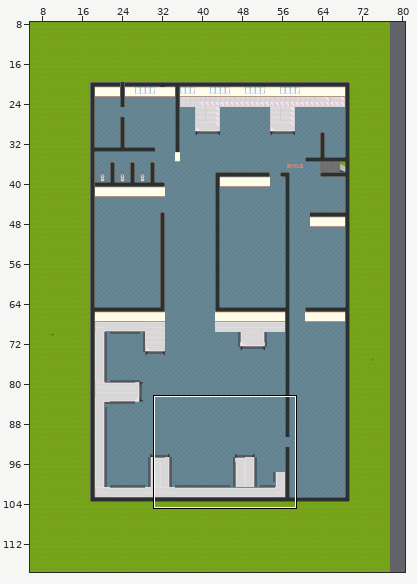
Level history. Tiled map (JSON): maps/grenoble_agency.json. Above: a wide view before the commit, with the close-up outlined.
Close-up. Before the edit:
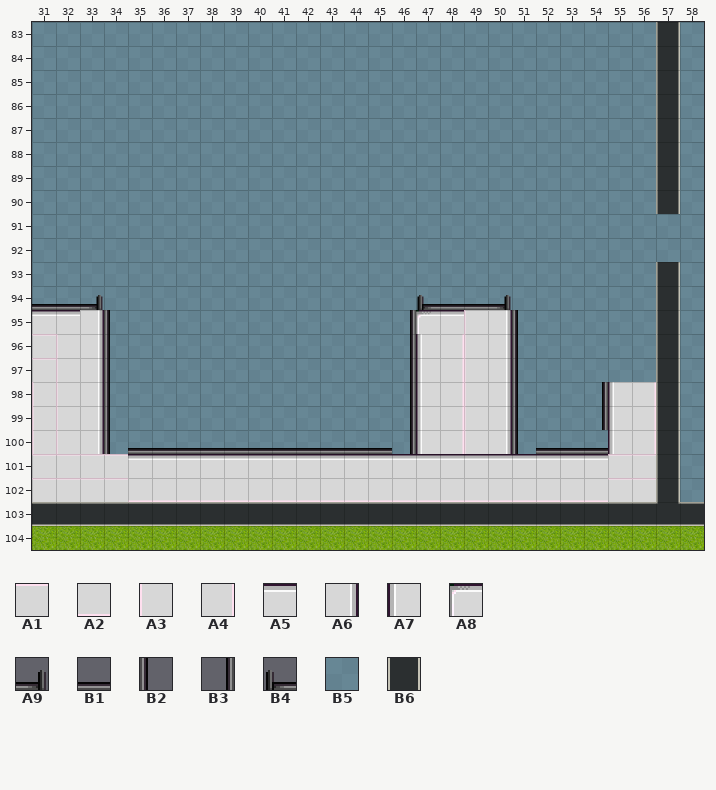
Cells are 32x32 px. Shown: x 31..58, y 83..104. The commit also changed other parts of the map, which this record leaves out.
Key: from "office_1": A1 153, A2 153 turned 180, A3 153 turned 270, A4 153 turned 90, A5 169 turned 180, A6 169 turned 270, A7 169 turned 90, A8 170 turned 180, A9 184 turned 180, B1 185 turned 180, B2 185 turned 270, B3 185 turned 90, B4 186 turned 180; from "office_2": B5 1, B6 19.
__ is an empty cell, ## one hidden under a higher layer.
Layers that did not change in this view are not listed.
Layer "ground 1" before, first column x 55:
83 B5 B5 ## B5
84 B5 B5 ## B5
85 B5 B5 ## B5
86 B5 B5 ## B5
87 B5 B5 ## B5
88 B5 B5 ## B5
89 B5 B5 ## B5
90 B5 B5 ## B5
91 B5 B5 ## B5
92 B5 B5 ## B5
93 B5 B5 ## B5
94 B5 B5 ## B5
95 B5 B5 ## B5
Layer "ground 2" before, first column x 55:
83 __ __ B6 __
84 __ __ B6 __
85 __ __ B6 __
86 __ __ B6 __
87 __ __ B6 __
88 __ __ B6 __
89 __ __ B6 __
90 __ __ B6 __
91 __ __ B5 __
92 __ __ B5 __
93 __ __ B6 __
94 __ __ B6 __
95 __ __ B6 __
Layer "layer 2" before, first column x 31:
 83 __ __ __ __ __ __ __ __ __ __ __ __ __ __ __ __ __ __ __ __ __ __ __ __ __ __ __ __
 84 __ __ __ __ __ __ __ __ __ __ __ __ __ __ __ __ __ __ __ __ __ __ __ __ __ __ __ __
 85 __ __ __ __ __ __ __ __ __ __ __ __ __ __ __ __ __ __ __ __ __ __ __ __ __ __ __ __
 86 __ __ __ __ __ __ __ __ __ __ __ __ __ __ __ __ __ __ __ __ __ __ __ __ __ __ __ __
 87 __ __ __ __ __ __ __ __ __ __ __ __ __ __ __ __ __ __ __ __ __ __ __ __ __ __ __ __
 88 __ __ __ __ __ __ __ __ __ __ __ __ __ __ __ __ __ __ __ __ __ __ __ __ __ __ __ __
 89 __ __ __ __ __ __ __ __ __ __ __ __ __ __ __ __ __ __ __ __ __ __ __ __ __ __ __ __
 90 __ __ __ __ __ __ __ __ __ __ __ __ __ __ __ __ __ __ __ __ __ __ __ __ __ __ __ __
 91 __ __ __ __ __ __ __ __ __ __ __ __ __ __ __ __ __ __ __ __ __ __ __ __ __ __ __ __
 92 __ __ __ __ __ __ __ __ __ __ __ __ __ __ __ __ __ __ __ __ __ __ __ __ __ __ __ __
 93 __ __ __ __ __ __ __ __ __ __ __ __ __ __ __ __ __ __ __ __ __ __ __ __ __ __ __ __
 94 B1 B1 A9 __ __ __ __ __ __ __ __ __ __ __ __ __ B4 B1 B1 A9 __ __ __ __ __ __ __ __
 95 A5 A5 A6 B2 __ __ __ __ __ __ __ __ __ __ __ B3 A8 A5 A3 A6 B2 __ __ __ __ __ __ __
 96 A1 A3 A6 B2 __ __ __ __ __ __ __ __ __ __ __ B3 A7 A4 A3 A6 B2 __ __ __ __ __ __ __
 97 A1 A3 A6 B2 __ __ __ __ __ __ __ __ __ __ __ B3 A7 A4 A3 A6 B2 __ __ __ __ __ __ __
 98 A3 A3 A6 B2 __ __ __ __ __ __ __ __ __ __ __ B3 A7 A4 A3 A6 B2 __ __ B3 A7 A4 __ __
 99 A3 A3 A6 B2 __ __ __ __ __ __ __ __ __ __ __ B3 A7 A4 A3 A6 B2 __ __ B3 A7 A4 __ __
100 A3 A3 A6 B2 B1 B1 B1 B1 B1 B1 B1 B1 B1 B1 B1 B3 A7 A4 A3 A6 B2 B1 B1 B1 A7 A4 __ __
101 A1 A1 A1 A1 A5 A5 A5 A5 A5 A5 A5 A5 A5 A5 A5 A5 A5 A5 A5 A5 A5 A5 A5 A5 A1 A1 __ __
102 A1 A1 A1 A1 A2 A2 A2 A2 A2 A2 A2 A2 A2 A2 A2 A2 A2 A2 A2 A2 A2 A2 A2 A2 A1 A1 __ __
103 __ __ __ __ __ __ __ __ __ __ __ __ __ __ __ __ __ __ __ __ __ __ __ __ __ __ __ __
104 __ __ __ __ __ __ __ __ __ __ __ __ __ __ __ __ __ __ __ __ __ __ __ __ __ __ __ __
New version:
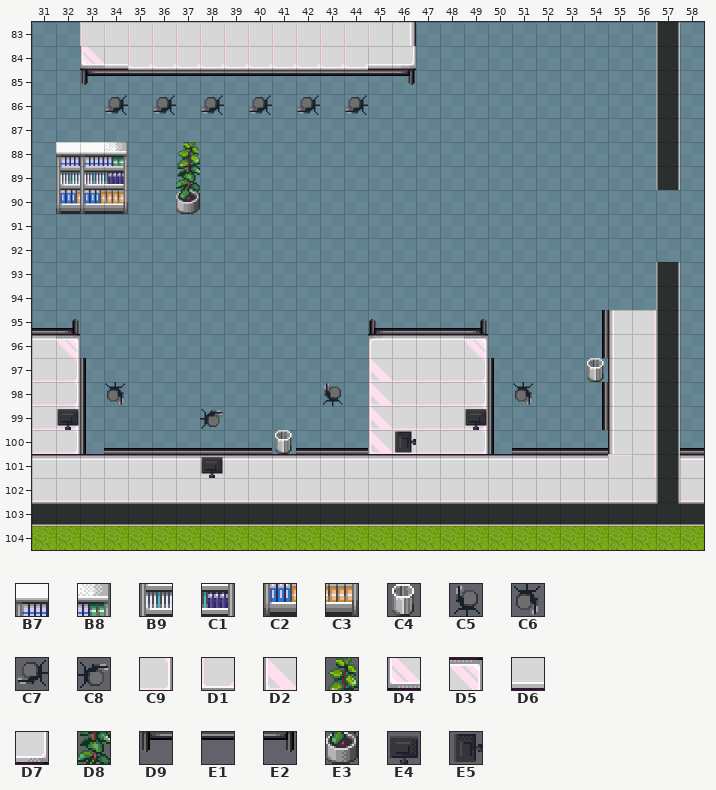
Further tiles: from "office_1": B7 3, B8 4, B9 19, C1 20, C2 35, C3 36, C4 96, C5 114, C6 114 turned 180, C7 114 turned 270, C8 114 turned 90, C9 152 turned 180, D1 152 turned 270, D2 154 turned 180, D3 164, D4 168, D5 168 turned 180, D6 169, D7 170, D8 180, D9 184, E1 185, E2 186, E3 196, E4 243, E5 243 turned 270.
Tiles of an added or newly shown layer are drawn over the layers below it.
What changed:
{"where": "layer \"ground 1\""}
{"y":90,"x":57,"old":"##","new":"B5"}
{"where": "layer \"ground 2\""}
{"y":90,"x":57,"old":"B6","new":"__"}
{"where": "layer \"layer 1\""}
{"y":83,"x":33,"old":"__ __ __ __ __ __ __ __ __ __ __ __ __ __","new":"A3 A3 A3 A3 A3 A3 A3 A3 A3 A3 A3 A3 A3 A6"}
{"y":84,"x":33,"old":"__ __ __ __ __ __ __ __ __ __ __ __ __ __","new":"D4 D6 D1 D1 D1 D1 D1 D1 D1 D1 D1 D1 D6 D7"}
{"y":85,"x":33,"old":"__ __ __ __ __ __ __ __ __ __ __ __ __ __","new":"D9 E1 E1 E1 E1 E1 E1 E1 E1 E1 E1 E1 E1 E2"}
{"y":86,"x":34,"old":"__","new":"C7"}
{"y":86,"x":36,"old":"__","new":"C7"}
{"y":86,"x":38,"old":"__","new":"C7"}
{"y":86,"x":40,"old":"__","new":"C7"}
{"y":86,"x":42,"old":"__","new":"C7"}
{"y":86,"x":44,"old":"__","new":"C7"}
{"y":88,"x":37,"old":"__","new":"D3"}
{"y":89,"x":37,"old":"__","new":"D8"}
{"y":90,"x":37,"old":"__","new":"E3"}
{"y":95,"x":31,"old":"__ __","new":"B1 A9"}
{"y":95,"x":45,"old":"__ __ __ __ __","new":"B4 B1 B1 B1 A9"}
{"y":95,"x":54,"old":"__ __ __","new":"B3 A7 A4"}
{"y":96,"x":31,"old":"__ __","new":"A5 D5"}
{"y":96,"x":45,"old":"__ __ __ __ __","new":"A8 A5 A5 A5 D5"}
{"y":96,"x":54,"old":"__ __ __","new":"B3 A7 A4"}
{"y":97,"x":31,"old":"__ __ __","new":"A2 C9 B2"}
{"y":97,"x":45,"old":"__ __ __ __ __ __","new":"D2 A2 A2 A2 C9 B2"}
{"y":97,"x":54,"old":"__ __ __","new":"C4 A7 A4"}
{"y":98,"x":31,"old":"__ __ __ __","new":"A2 C9 B2 C6"}
{"y":98,"x":43,"old":"__","new":"C5"}
{"y":98,"x":45,"old":"__ __ __ __ __ __ __","new":"D2 A2 A2 A2 C9 B2 C6"}
{"y":99,"x":31,"old":"__ __ __","new":"A2 C9 B2"}
{"y":99,"x":38,"old":"__","new":"C8"}
{"y":99,"x":45,"old":"__ __ __ __ __ __","new":"D2 A2 A2 A2 C9 B2"}
{"y":100,"x":31,"old":"__ __ __ __","new":"A2 C9 B2 B1"}
{"y":100,"x":41,"old":"__","new":"C4"}
{"y":100,"x":45,"old":"__ __ __ __ __ __ __","new":"D2 A2 A2 A2 C9 B2 B1"}
{"y":100,"x":58,"old":"__","new":"B1"}
{"y":101,"x":31,"old":"__ __ __ __","new":"A5 A5 A5 A5"}
{"y":101,"x":38,"old":"__","new":"A5"}
{"y":101,"x":56,"old":"__","new":"A4"}
{"y":101,"x":58,"old":"__","new":"A5"}
{"y":102,"x":31,"old":"__ __ __ __","new":"A2 A2 A2 A2"}
{"y":102,"x":55,"old":"__ __","new":"A2 A2"}
{"y":102,"x":58,"old":"__","new":"A2"}
{"where": "layer \"layer 2\""}
{"y":88,"x":32,"old":"__ __ __","new":"B7 B7 B8"}
{"y":89,"x":32,"old":"__ __ __","new":"B9 B9 C1"}
{"y":90,"x":32,"old":"__ __ __","new":"C2 C2 C3"}
{"y":94,"x":31,"old":"B1 B1 A9","new":"__ __ __"}
{"y":94,"x":47,"old":"B4 B1 B1 A9","new":"__ __ __ __"}
{"y":95,"x":31,"old":"A5 A5 A6 B2","new":"__ __ __ __"}
{"y":95,"x":46,"old":"B3 A8 A5 A3 A6 B2","new":"__ __ __ __ __ __"}
{"y":96,"x":31,"old":"A1 A3 A6 B2","new":"__ __ __ __"}
{"y":96,"x":46,"old":"B3 A7 A4 A3 A6 B2","new":"__ __ __ __ __ __"}
{"y":97,"x":31,"old":"A1 A3 A6 B2","new":"__ __ __ __"}
{"y":97,"x":46,"old":"B3 A7 A4 A3 A6 B2","new":"__ __ __ __ __ __"}
{"y":98,"x":31,"old":"A3 A3 A6 B2","new":"__ __ __ __"}
{"y":98,"x":46,"old":"B3 A7 A4 A3 A6 B2","new":"__ __ __ __ __ __"}
{"y":99,"x":31,"old":"A3 A3 A6 B2","new":"__ __ __ __"}
{"y":99,"x":46,"old":"B3 A7 A4 A3 A6 B2","new":"__ __ __ __ __ __"}
{"y":100,"x":31,"old":"A3 A3 A6 B2","new":"__ __ __ __"}
{"y":100,"x":41,"old":"B1","new":"__"}
{"y":100,"x":45,"old":"B1 B3 A7 A4 A3 A6 B2","new":"__ __ __ __ __ __ __"}
{"y":101,"x":31,"old":"A1 A1 A1 A1","new":"__ __ __ __"}
{"y":101,"x":38,"old":"A5","new":"__"}
{"y":101,"x":56,"old":"A1","new":"__"}
{"y":102,"x":31,"old":"A1 A1 A1 A1","new":"__ __ __ __"}
{"y":102,"x":55,"old":"A1 A1","new":"__ __"}
{"where": "layer \"Layer 3\" (added)"}
{"y":99,"x":32,"old":"__","new":"E4"}
{"y":99,"x":49,"old":"__","new":"E4"}
{"y":100,"x":46,"old":"__","new":"E5"}
{"y":101,"x":38,"old":"__","new":"E4"}
